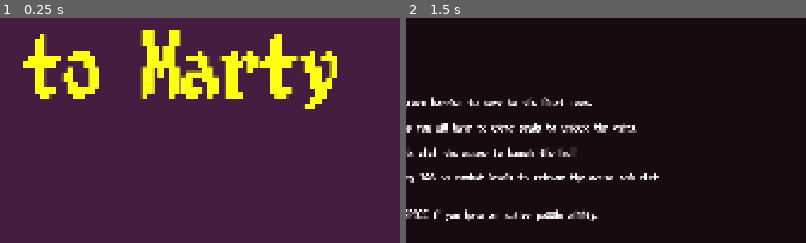
Above: before the commit, frames 1-2 (left to right).
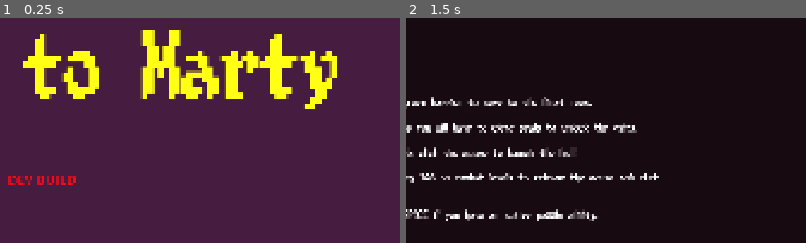
Above: after the commit, the same moments.

Repository: lostpoet999/escape_to_marty
Game: Godot game, scene res://scenes_and_scripts/ui_main_menu/main_menu.tscn
The game is run twice, just before and just after one commit, with the same random seed, the same clock (stepped at 60 frames per second) and the same inputs. Sound files missing from this copy of the repository are replaced by a short silence.
Inputs (mouse positions are % of the whole screen's width and height, from its top left):
- Up to frame 1 (0.25 s): no input
- Up to frame 2 (1.5 s): click "Start" at 0.5 s; click (2, 49) at 1.27 s
The pictures show only the part of the screen within x 45-95%, y 9-59%; the shares and areas given below are measured in that part.

The runs differ from the first frame. In frame 1, 0.4% of the frame differs, in the area x 2-19%, y 70-75%; in frame 2, nothing differs.

Commit message:
feat: repeating song added

Diff:
--- a/scenes_and_scripts/sound_system/music_and_ambient_singleton.tscn
+++ b/scenes_and_scripts/sound_system/music_and_ambient_singleton.tscn
@@ -3,7 +3,7 @@
 [ext_resource type="Script" uid="uid://b3aqb23xcbpu6" path="res://scenes_and_scripts/sound_system/music_and_ambient_singleton.gd" id="1_qdxtt"]
 [ext_resource type="Script" uid="uid://p8kt6vwn7h6a" path="res://scenes_and_scripts/sound_system/music_playlist_entry.gd" id="2_2hmt8"]
 [ext_resource type="Script" uid="uid://ci502qqgi27k5" path="res://scenes_and_scripts/sound_system/music_song_entry.gd" id="3_1j6id"]
-[ext_resource type="AudioStream" uid="uid://bdt22asvxdi86" path="res://music_and_ambient/song18(replace me).mp3" id="4_r24dt"]
+[ext_resource type="AudioStream" uid="uid://bedh6t5f3r3l1" path="res://sound_effects/first_song_test.wav" id="4_r24dt"]
 [ext_resource type="Script" uid="uid://chiygou8blc0v" path="res://scenes_and_scripts/sound_system/ambience_set_entry.gd" id="7_5toyy"]
 [ext_resource type="Script" uid="uid://cgx4nwjmpwn45" path="res://scenes_and_scripts/sound_system/ambient_playlist_entry.gd" id="8_5sb5x"]
 
@@ -11,7 +11,7 @@
 script = ExtResource("3_1j6id")
 song_name = "track1"
 audio = ExtResource("4_r24dt")
-volume_db = -60.0
+volume_db = -30.0
 metadata/_custom_type_script = "uid://ci502qqgi27k5"
 
 [sub_resource type="Resource" id="Resource_fmkea"]
@@ -21,48 +21,8 @@
 interval_between_tracks = 3.0
 metadata/_custom_type_script = "uid://p8kt6vwn7h6a"
 
-[sub_resource type="Resource" id="Resource_un31u"]
-metadata/__load_path__ = "res://Assets/Forest Ambient Sounds/forest-ambience-296528.mp3"
-
-[sub_resource type="Resource" id="Resource_7s478"]
-script = ExtResource("3_1j6id")
-song_name = "forest_ambience"
-audio = SubResource("Resource_un31u")
-volume_db = -15.0
-metadata/_custom_type_script = "uid://ci502qqgi27k5"
-
-[sub_resource type="Resource" id="Resource_5bvl1"]
-metadata/__load_path__ = "res://Assets/Forest Ambient Sounds/birds-song-in-forest.mp3"
-
-[sub_resource type="Resource" id="Resource_5toyy"]
-script = ExtResource("3_1j6id")
-song_name = "birds1"
-audio = SubResource("Resource_5bvl1")
-volume_db = -25.0
-metadata/_custom_type_script = "uid://ci502qqgi27k5"
-
-[sub_resource type="Resource" id="Resource_o54r1"]
-metadata/__load_path__ = "res://Assets/Forest Ambient Sounds/forest-birds-and-insects-sound-effect.mp3"
-
-[sub_resource type="Resource" id="Resource_dff7i"]
-script = ExtResource("3_1j6id")
-song_name = "birds2"
-audio = SubResource("Resource_o54r1")
-volume_db = -15.0
-metadata/_custom_type_script = "uid://ci502qqgi27k5"
-
-[sub_resource type="Resource" id="Resource_h4ghc"]
-script = ExtResource("8_5sb5x")
-playlist_name = "birds"
-tracks = Array[ExtResource("3_1j6id")]([SubResource("Resource_7s478"), SubResource("Resource_5toyy"), SubResource("Resource_dff7i")])
-revisit_timer_min = 20.0
-revisit_timer_max = 46.0
-play_mode = 1
-metadata/_custom_type_script = "uid://cgx4nwjmpwn45"
-
 [sub_resource type="Resource" id="Resource_vuiio"]
 script = ExtResource("7_5toyy")
-playlists = Array[ExtResource("8_5sb5x")]([SubResource("Resource_h4ghc")])
 metadata/_custom_type_script = "uid://chiygou8blc0v"
 
 [node name="MusicAndAmbientSingleton" type="Node" unique_id=1536068685]
--- a/scenes_and_scripts/ui_main_menu/main_menu.tscn
+++ b/scenes_and_scripts/ui_main_menu/main_menu.tscn
@@ -2,6 +2,10 @@
 
 [ext_resource type="Script" uid="uid://cp7hqckie8gkd" path="res://scenes_and_scripts/ui_main_menu/main_menu.gd" id="1_2ax67"]
 [ext_resource type="FontFile" uid="uid://c1its5lmhd4kg" path="res://label_settings_and_fonts/fonts/8bitlim.ttf" id="2_font"]
+
+[sub_resource type="LabelSettings" id="LabelSettings_exyef"]
+font_size = 32
+font_color = Color(1, 0.02745098, 0.08235294, 1)
 
 [node name="MainMenu" type="Control" unique_id=243921106]
 layout_mode = 3
@@ -74,6 +78,15 @@
 theme_override_font_sizes/font_size = 74
 text = "Fullscreen"
 
+[node name="Label" type="Label" parent="." unique_id=825310730]
+layout_mode = 0
+offset_left = 878.0
+offset_top = 464.0
+offset_right = 961.0
+offset_bottom = 487.0
+text = "DEV BUILD"
+label_settings = SubResource("LabelSettings_exyef")
+
 [connection signal="pressed" from="VBoxContainer/ButtonContainer/Start Button" to="." method="_on_start_button_pressed"]
 [connection signal="pressed" from="VBoxContainer/ButtonContainer/Exit Button" to="." method="_on_exit_button_pressed"]
 [connection signal="pressed" from="VBoxContainer/ButtonContainer/Fullscreen Button" to="." method="_on_fullscreen_button_pressed"]
Not shown, added: sound_effects/first_song_test.wav.import
Not shown, added: sound_effects/first_song_test.wav
